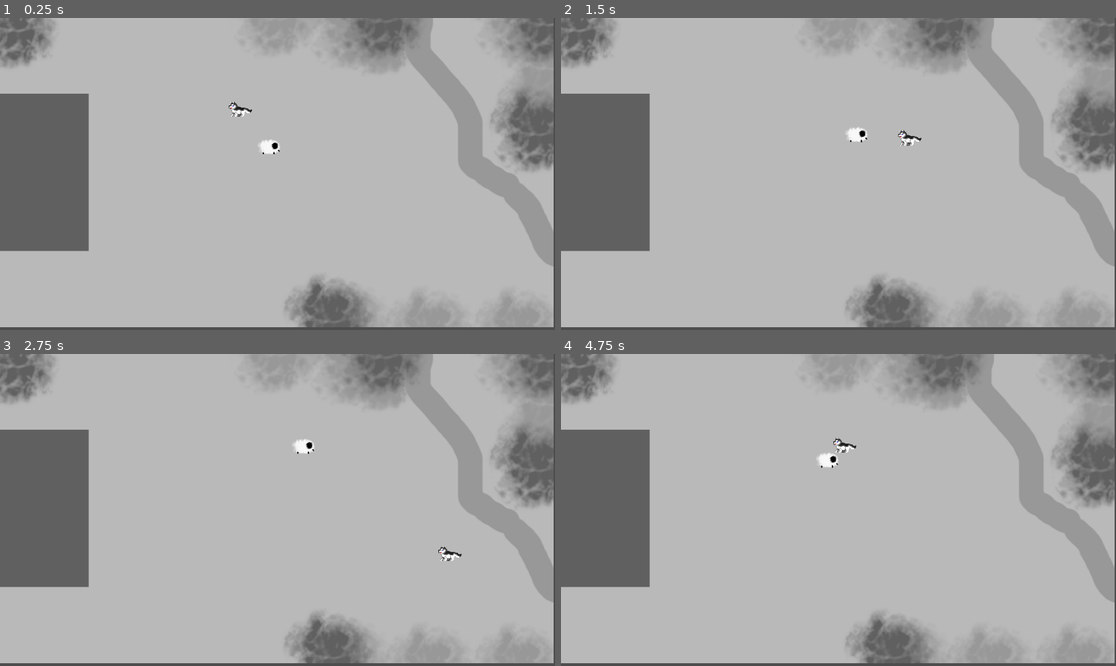
Above: before the commit, frames 1-4 (two rows, left to right).
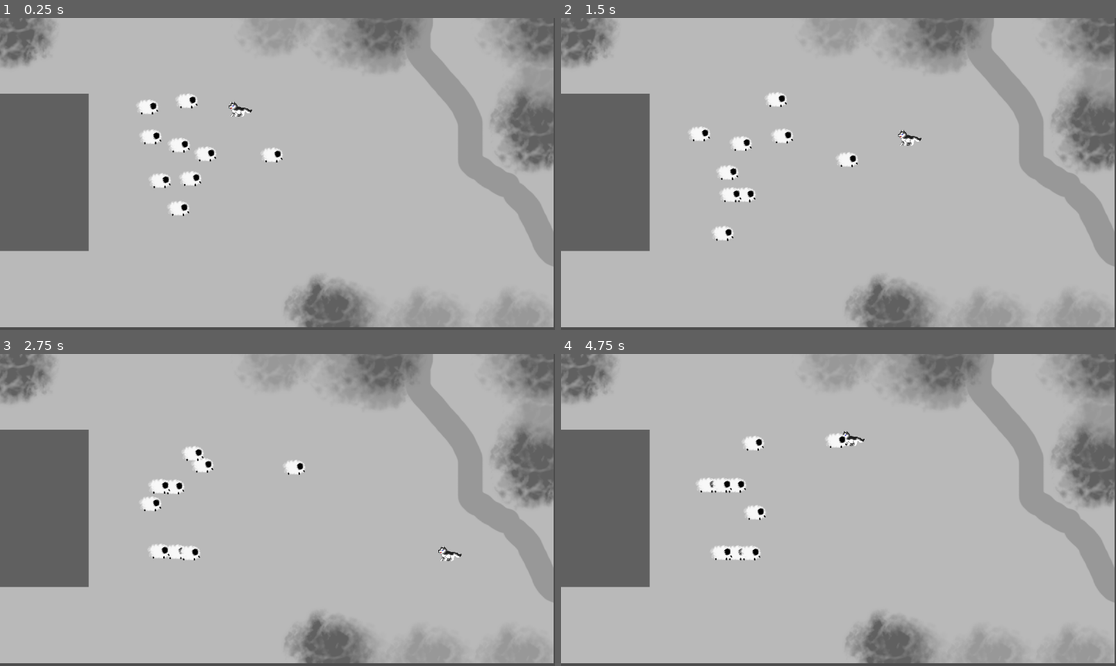
Above: after the commit, the same moments.

Repository: FarahKa/CalmBeforetheStorm
Game: Godot game, scene res://scenes/main_level.tscn
Same seed, same stepped clock (60 frames per second), same inputs: the game is played once before the commit and once after it.
Inputs:
- Up to frame 1 (0.25 s): no input
- Up to frame 2 (1.5 s): hold Right (ui_right) 0.53-1.28 s; hold Down (ui_down) from 1.28 s (still down)
- Up to frame 3 (2.75 s): release Down (ui_down) at 2.03 s; hold Right (ui_right) from 2.03 s (still down)
- Up to frame 4 (4.75 s): release Right (ui_right) at 2.78 s; hold Up (ui_up) 2.78-3.53 s; hold Left (ui_left) from 3.53 s (still down)

The runs differ from the first frame. In frame 1, 1.3% of the frame differs, in the area x 24-51%, y 24-64%; in frame 2, 1.3%; in frame 3, 1.3%; in frame 4, 1.4%, in the area x 24-55%, y 24-67%.

Commit message:
made sheep run away from dog and made many sheep. chenille problem to fix

Diff:
--- a/scenes/main_level.tscn
+++ b/scenes/main_level.tscn
@@ -19,3 +19,29 @@
 position = Vector2(499, 211)
 
 [node name="Sheep" parent="." instance=ExtResource("3_1rmii")]
+
+[node name="Sheep2" parent="." instance=ExtResource("3_1rmii")]
+position = Vector2(378, 394)
+
+[node name="Sheep3" parent="." instance=ExtResource("3_1rmii")]
+position = Vector2(429, 288)
+
+[node name="Sheep4" parent="." instance=ExtResource("3_1rmii")]
+position = Vector2(405, 343)
+
+[node name="Sheep5" parent="." instance=ExtResource("3_1rmii")]
+position = Vector2(330, 337)
+
+[node name="Sheep6" parent="." instance=ExtResource("3_1rmii")]
+position = Vector2(378, 262)
+
+[node name="Sheep7" parent="." instance=ExtResource("3_1rmii")]
+position = Vector2(383, 178)
+
+[node name="Sheep8" parent="." instance=ExtResource("3_1rmii")]
+position = Vector2(308, 250)
+
+[node name="Sheep9" parent="." instance=ExtResource("3_1rmii")]
+position = Vector2(313, 183)
+
+[node name="Node" type="Node" parent="."]
--- a/scenes/sheep.tscn
+++ b/scenes/sheep.tscn
@@ -25,4 +25,5 @@
 sprite_frames = SubResource("SpriteFrames_6x4eo")
 
 [node name="CollisionShape2D" type="CollisionShape2D" parent="."]
+scale = Vector2(14.6001, 13)
 shape = SubResource("CircleShape2D_qsu27")
--- a/scripts/movement/sheep_movement.gd
+++ b/scripts/movement/sheep_movement.gd
@@ -2,6 +2,7 @@
 
 var start_position
 var target_position
+@onready var dog: CharacterBody2D = $"../Dog"
 
 func _ready() -> void:
 	start_position = global_position
@@ -25,6 +26,7 @@
 const ACCELERATION = 300
 const MAX_SPEED = 50
 const TOLERANCE = 4.0
+const SPEED_AWAY =  100
 
 
 
@@ -44,6 +46,17 @@
 			update_target_position()
 		WANDER:
 			accelerate_to_point(target_position, ACCELERATION * delta)
+			#print(global_position.distance_to(dog.global_position))
+			#print(velocity)
+			if velocity == Vector2.ZERO:
+				update_target_position()
+				velocity=Vector2(20,20)
+
+			if global_position.distance_to(dog.global_position) < 100:
+				var direction = global_position.direction_to(dog.global_position)
+				velocity = -direction * SPEED_AWAY
+
+
 			if is_at_target_position():
 				state = IDLE
 
